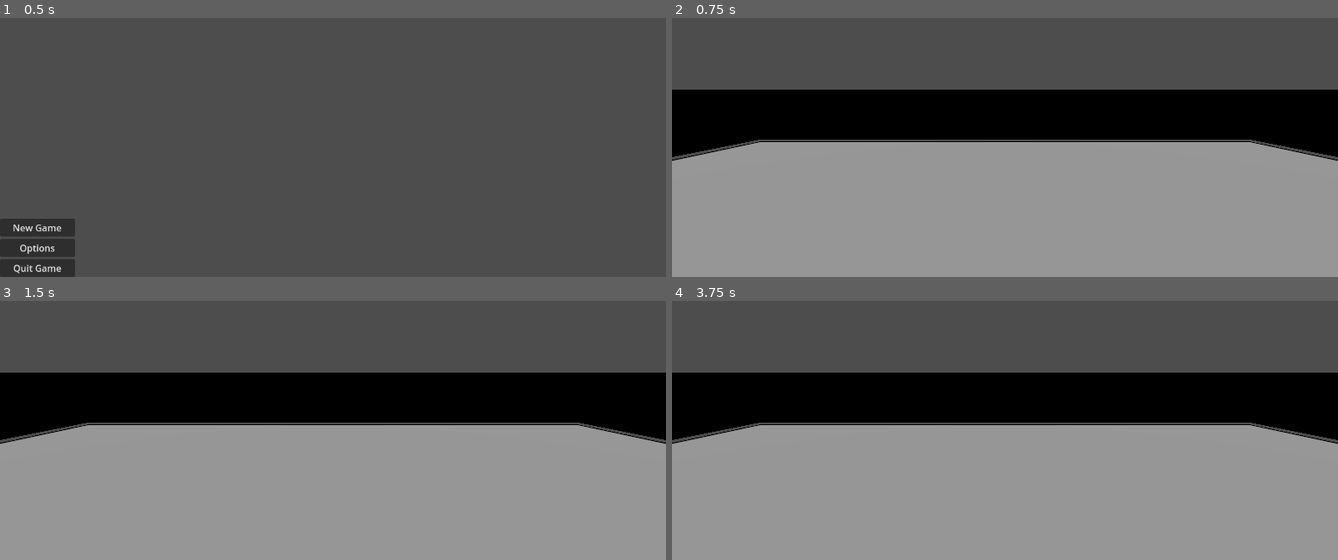
Above: before the commit, frames 1-4 (two rows, left to right).
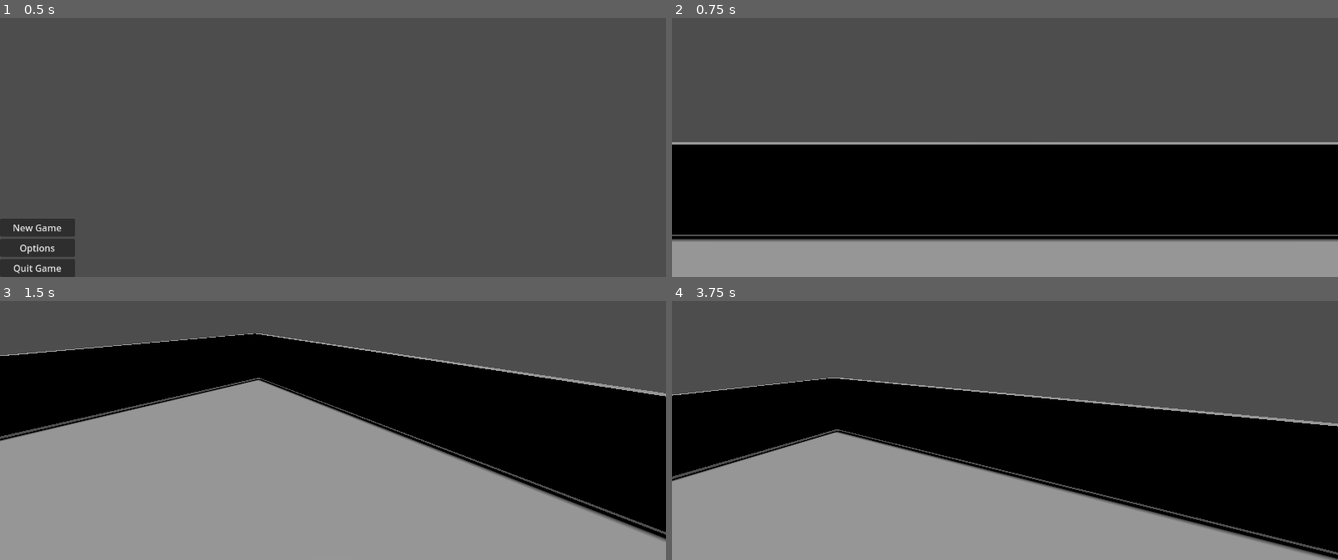
Above: after the commit, the same moments.

Repository: karlsminton/cleanup
Game: Godot game, scene res://Scenes/MainMenu.tscn
Two runs of this game, one before a commit and one after it. Both use one fixed random seed, a clock stepped at 60 frames per second and the inputs below.
Inputs (mouse positions are in pixels of both pictures, inside the frame that each line leads up to):
- Up to frame 1 (0.5 s): no input
- Up to frame 2 (0.75 s): click "New Game" at 0.5 s
- Up to frame 3 (1.5 s): tap Enter at 1.25 s; move the mouse to (479, 355) at 1.27 s
- Up to frame 4 (3.75 s): tap Space at 2, 3.5 s; move the mouse to (871, 391) at 2.02 s; tap Enter at 2.75 s; move the mouse to (outside the picture) at 2.77 s; move the mouse to (971, 448) at 3.52 s

Frame 1 is identical in both runs. In frame 2, 57% of the frame differs, in the area x 0-100%, y 27-87%; in frame 3, 23%; in frame 4, 34%.

Commit message:
added asset for character, created player as a scene, created player.gd script for handling camera controls

Diff:
--- a/Scenes/TestScene.tscn
+++ b/Scenes/TestScene.tscn
@@ -1,4 +1,6 @@
-[gd_scene load_steps=9 format=3 uid="uid://bh18ww2gsb2hu"]
+[gd_scene load_steps=10 format=3 uid="uid://bh18ww2gsb2hu"]
+
+[ext_resource type="PackedScene" uid="uid://dnr5de2w728nf" path="res://Scenes/player.tscn" id="1_b5ayd"]
 
 [sub_resource type="BoxShape3D" id="BoxShape3D_0r02p"]
 size = Vector3(10, 0.1, 10)
@@ -72,9 +74,9 @@
 [node name="MeshInstance3D" type="MeshInstance3D" parent="Wall4"]
 mesh = SubResource("BoxMesh_iufkg")
 
-[node name="PlayerPerspective" type="Camera3D" parent="."]
-transform = Transform3D(1, 0, 0, 0, 1, 0, 0, 0, 1, 0, 1, 0)
-
 [node name="DirectionalLight3D" type="DirectionalLight3D" parent="."]
 transform = Transform3D(1, 0, 0, 0, -4.37114e-08, 1, 0, -1, -4.37114e-08, 0, 5, 0)
 shadow_enabled = true
+
+[node name="Player" parent="." instance=ExtResource("1_b5ayd")]
+transform = Transform3D(1, 0, 0, 0, 1, 0, 0, 0, 1, 0, 0, -2)
--- /dev/null
+++ b/Scenes/player.tscn
@@ -0,0 +1,20 @@
+[gd_scene load_steps=4 format=3 uid="uid://dnr5de2w728nf"]
+
+[ext_resource type="Script" uid="uid://b5k8guf6j34jc" path="res://Scripts/player.gd" id="1_cvnsp"]
+[ext_resource type="PackedScene" uid="uid://ce02302wpdjd7" path="res://assets/AnimatedBaseCharacter.glb" id="1_v0iea"]
+
+[sub_resource type="CapsuleShape3D" id="CapsuleShape3D_cvnsp"]
+
+[node name="Player" type="CharacterBody3D"]
+script = ExtResource("1_cvnsp")
+
+[node name="CollisionShape3D" type="CollisionShape3D" parent="."]
+transform = Transform3D(1, 0, 0, 0, 1, 0, 0, 0, 1, 0, 0.8, 0)
+shape = SubResource("CapsuleShape3D_cvnsp")
+
+[node name="Node3D" type="Node3D" parent="."]
+
+[node name="Character Model" parent="Node3D" instance=ExtResource("1_v0iea")]
+
+[node name="View" type="Camera3D" parent="."]
+transform = Transform3D(1, 0, 0, 0, 1, 0, 0, 0, 1, 0, 1.6, -0.25)
--- /dev/null
+++ b/Scripts/player.gd
@@ -0,0 +1,35 @@
+extends CharacterBody3D
+
+const LOOKAROUND_SPEED = 0.001;
+
+var camera: Camera3D
+var rot_x = 0
+var rot_y = 0
+
+func _ready() -> void:
+	camera = $View
+	Input.set_mouse_mode(Input.MOUSE_MODE_CAPTURED)
+
+func _input(event: InputEvent) -> void:
+	if event is InputEventKey:
+		var k = DisplayServer.keyboard_get_keycode_from_physical(event.physical_keycode)
+		var keycode = OS.get_keycode_string(k)
+
+		if keycode == 'Escape':
+			get_tree().change_scene_to_file("res://Scenes/MainMenu.tscn")
+
+	if event is InputEventMouseMotion:
+		rot_x += event.relative.x * LOOKAROUND_SPEED
+
+		# todo - check these clamp values, difficult to determine at this time
+		if rot_y + event.relative.y * LOOKAROUND_SPEED > -1.8 and rot_y + event.relative.y * LOOKAROUND_SPEED < 1.001:
+			rot_y += event.relative.y * LOOKAROUND_SPEED
+
+		camera.transform.basis = Basis()
+
+		print_debug(rot_y)
+		camera.rotate_object_local(Vector3(0, 1, 0), rot_x)
+		camera.rotate_object_local(Vector3(1, 0, 0), rot_y)
+
+func _exit_tree() -> void:
+	Input.set_mouse_mode(Input.MOUSE_MODE_VISIBLE)
Not shown, added: Scripts/player.gd.uid
Binary file added: assets/AnimatedBaseCharacter.glb
Not shown, added: assets/AnimatedBaseCharacter.glb.import
